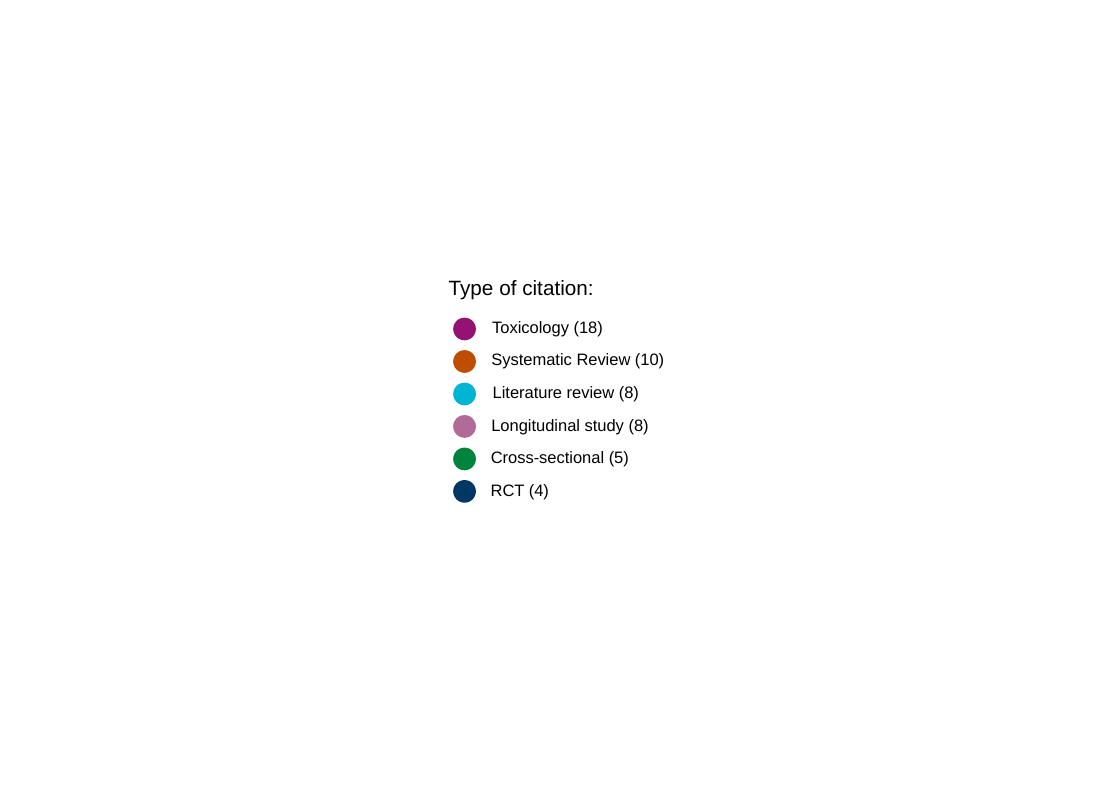
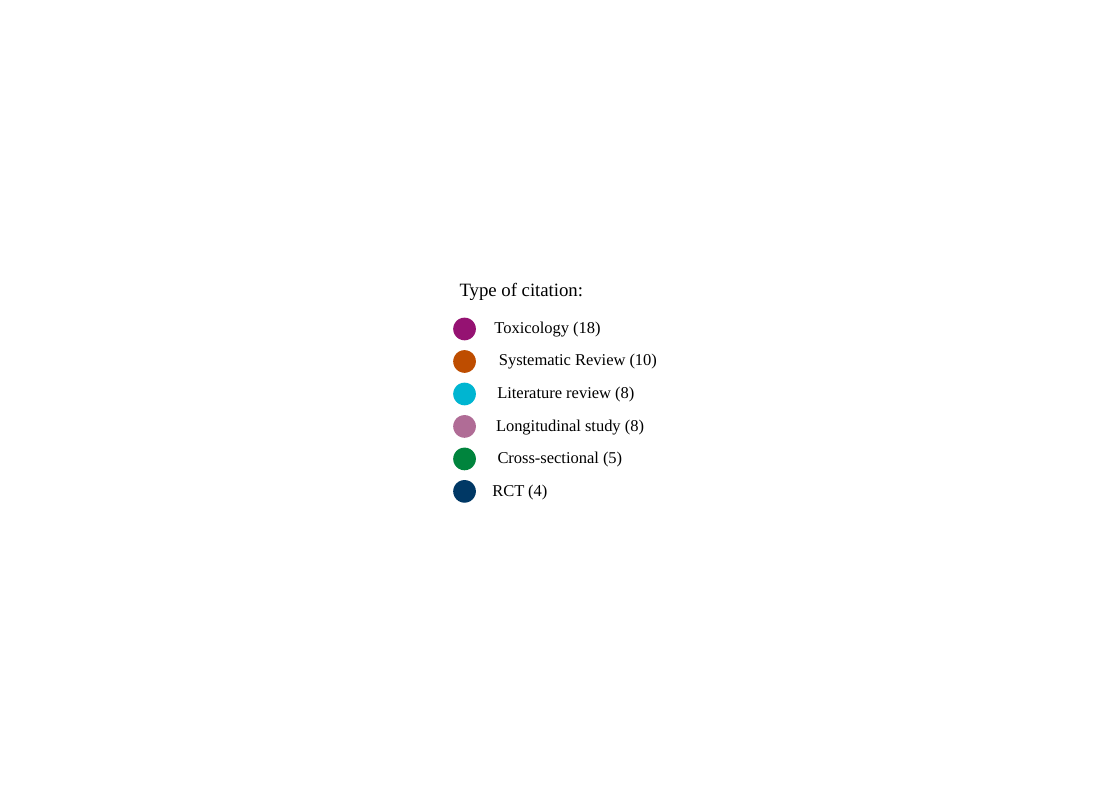
Before and after one commit to marissasmith8/Citation-Network-Analysis, a slide deck: slide 1 of outputs/legend_stud_paper.pptx. Drawn at 1120x789 pixels with LibreOffice and Linux fonts; fonts in the diff are those of the drawing. Boxes give left, top, right and bottom in pixels: in the first picture for what was removed or moved away, otherwise in the second. Text is boxed around its words. In the diff, an @@ line names an element or a change of style, - is before the commit and + after.

```diff
--- a/outputs/legend_stud_paper.pptx
+++ b/outputs/legend_stud_paper.pptx
@@ text "Type of citation:" at (x1=460, y1=282, x2=583, y2=300): size 11 to 10 pt, font Arial to Times New Roman @@
@@ font Arial to Times New Roman in 6 elements at (x1=494, y1=321, x2=600, y2=337), (x1=499, y1=354, x2=657, y2=369), (x1=497, y1=386, x2=634, y2=402), (x1=496, y1=419, x2=644, y2=435), (x1=498, y1=451, x2=622, y2=467), (x1=492, y1=484, x2=547, y2=500) @@
```
Also in this commit, not shown: 9 other files.
